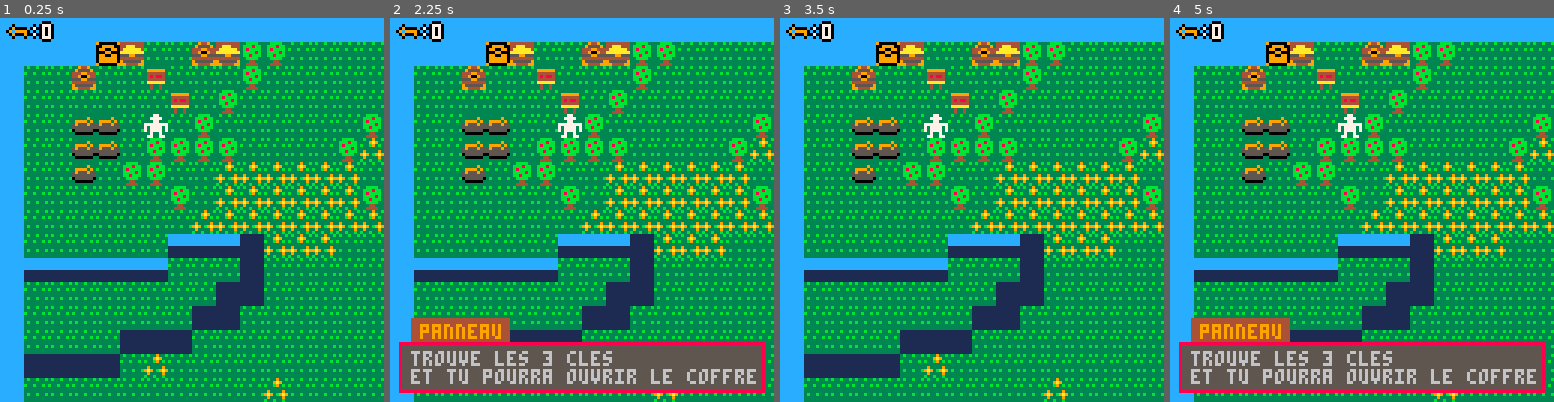
Above: before the commit, frames 1-4 (left to right).
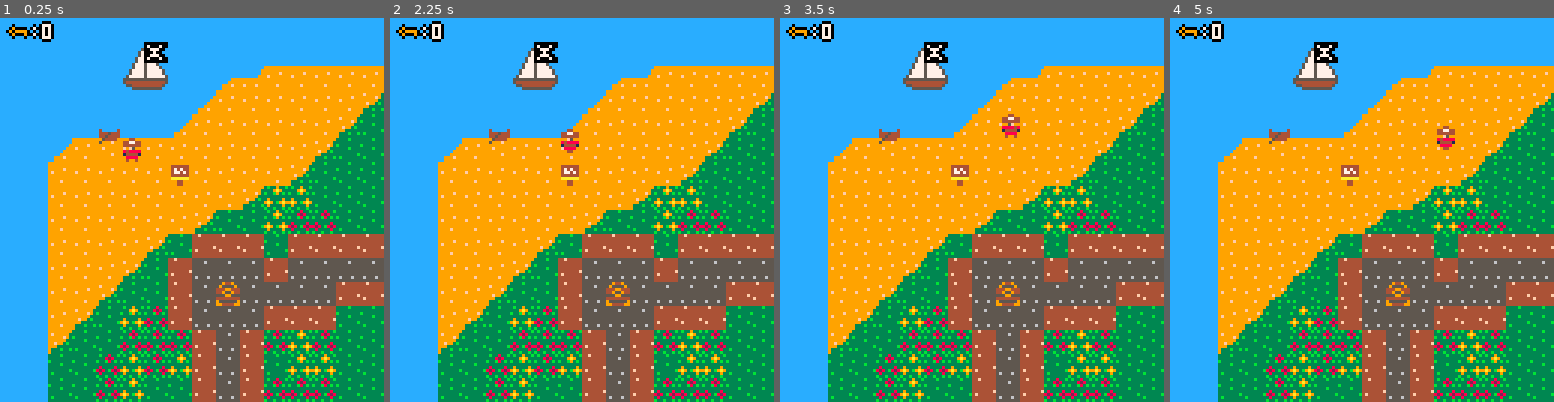
Above: after the commit, the same moments.

Repository: adatechschool/projet-collectif---pico-8-team-pirates
Game: PICO-8 cartridge jeu.p8
Same seed, same stepped clock (60 frames per second), same inputs: the game is played once before the commit and once after it.
Inputs:
- Up to frame 1 (0.25 s): no input
- Up to frame 2 (2.25 s): tap X (X key) at 0.33, 1.07, 1.85 s; hold Right 1.6-2.1 s; hold Up from 2.15 s (still down)
- Up to frame 3 (3.5 s): release Up at 2.42 s; hold Right 2.47-3.03 s; tap X (X key) at 2.97 s; hold Left from 3.08 s (still down)
- Up to frame 4 (5 s): release Left at 3.58 s; hold Down 3.63-3.97 s; hold Right 4.02-4.68 s; tap X (X key) at 4.08 s; hold Up from 4.73 s (still down)

The runs differ from the first frame. In frame 1, 69% of the frame differs, in the area x 3-100%, y 3-100%; in frame 2, 75%; in frame 3, 69%; in frame 4, 75%, in the area x 2-100%, y 3-100%.

Commit message:
last jeudi

Diff:
--- a/jeu.p8
+++ b/jeu.p8
@@ -7,6 +7,7 @@
 function _init()
  create_player()
  init_msg()
+ init_camera()
 end
 
 function _update()
@@ -38,10 +39,28 @@
 	return fget(sprite,flag)
 end
 
+function init_camera()
+	camx=0
+	camy=0
+end
+
 function update_camera()
-	camx=flr(p.x/16)*16
-	camy=flr(p.y/16)*16
-	camera(camx*8,camy*8)
+	sectionx=flr(p.x/16)*16
+	sectiony=flr(p.y/16)*16
+
+	destx=sectionx*8
+	desty=sectiony*8
+
+	diffx=destx-camx
+	diffy=desty-camy
+
+	diffx/=5
+	diffy/=5
+
+	camx+=diffx
+	camy+=diffy
+
+	camera(camx,camy)
 end
 
 function old_camera()
@@ -64,14 +83,14 @@
 --player
 function create_player()
 	p={
-				x=6,
-				y=4,
+				x=5,
+				y=5,
 				ox=0,
 				oy=0,
 				start_ox=0,
 				start_oy=0,
 				anim_timer=0,
-				sprite=1,
+				sprite=26,
 				keys=0
 			}
 end
@@ -79,22 +98,26 @@
 function player_mouvement()
 	newx=p.x
 	newy=p.y
-	if btnp(➡️) then
-		newx+=1
-		newox=-8
-		newoy=0
-	elseif btnp(⬅️) then
-	 newx-=1
-	 newox=8
-	 newoy=0
-	elseif btnp(⬆️) then
-	 newy-=1
-	 newox=0
-	 newoy=8
-	elseif btnp(⬇️) then
-	 newy+=1
-	 newox=0
-	 newoy=-8
+	if p.anim_timer==0 then
+		if btn(➡️) then
+			newx+=1
+			newox=-8
+			newoy=0
+			p.flip=false
+		elseif btn(⬅️) then
+		 newx-=1
+		 newox=8
+		 newoy=0
+		 p.flip=true
+		elseif btn(⬆️) then
+		 newy-=1
+		 newox=0
+		 newoy=8
+		elseif btn(⬇️) then
+		 newy+=1
+		 newox=0
+		 newoy=-8
+		end
 	end
 
 	interact(newx,newy)
@@ -106,13 +129,22 @@
 		p.start_ox=newox
 		p.start_oy=newoy
 		p.anim_timer=1
-	end
-
+		else
+	end
+
+	if check_flag(0,newx,newy)then
+		sfx(1)
+	end
 	p.anim_timer=max(p.anim_timer-0.125,0)
  p.ox=p.start_ox*p.anim_timer
  p.oy=p.start_oy*p.anim_timer
-end
-
+
+ if p.anim_timer>=0.5 then
+ 	p.sprite=27
+ else
+ 	p.sprite=26
+ end
+end
 
 
 function interact(x,y)
@@ -128,12 +160,12 @@
 	and p.keys>0 then
 		open_door(x,y)
 	end
-	if x==7 and y==3 then
+	if x==7 and y==6 then
 		create_msg("panneau",
-	 "trouve les 3 cles\net tu pourra ouvrir le coffre")
+	"salut\njeune pirate" ,"trouve les 3 cles et tu\npourras ouvrir le coffre")
 	end
 			if p.keys==3 then
-				if x==3 and y==2 then
+				if x==9 and y==11 then
 					sprite=mget(x,y)
 					if sprite==23 then
 			 		next_title(x,y)
@@ -144,8 +176,8 @@
 end
 
 function draw_player()
- 	spr(p.sprite,p.x*8,p.y*8)
- 	spr(25,p.x*8+p.ox,p.y*8+p.oy)
+ 	spr(p.sprite,p.x*8
+ 	+p.ox,p.y*8+p.oy,1,1,p.flip)
 end
 -->8
 --messages
@@ -455,40 +487,41 @@
 
 
 __gff__
-0000000901000000000000000001010101010101030100010100000000000000000000000000000000000000000000000000000000000000000000000000000000000000000000000000000000000000000000000000000000000000000000000000000000000000000000000000000000000000000000000000000000000000
+0000000000000000000000000001010001010101030100010100000000000000010101010000010100010101000000000101010100000000000000000000000000000000000000000000000000000000000000000000000000000000000000000000000000000000000000000000000000000000000000000000000000000000
 0000000000000000000000000000000000000000000000000000000000000000000000000000000000000000000000000000000000000000000000000000000000000000000000000000000000000000000000000000000000000000000000000000000000000000000000000000000000000000000000000000000000000000
 __map__
 1111111111111111111111111111111111111111111111111111111111111111111111111111111111111111111111111111111111111111111111111111111111111111111111111111111111111111111111111111111111111111111111111111111111111111111111111111111111111111111111111111111111111111
-111111110418020217180e0e02020202020e0e0e0e10020f0202020202020202020202020202020202020202111111020202020202020211111102020211111111111111110202020202020202020202020211110202020202020202020202021102020202020202020202020202020202020202020202020202020202020211
-110202170202130202020e02020202020e0e020202100f0f0202020202020202020202020202020202020202020202020202020202020202020202020202020202020202020202020202020202020202020202020202020202020202020202020202020202020202020202020202020202020202020202020202020202020211
-1102020202020213020e0202020202020e020e0e0e020f020202020202020202130202020202020202020202020202020202020202020202020202020202020202020202020202020202020202020202020202020202020202020202020202020202020202020202020202020202020202020202020202020202020202020211
-11020214140202020e0202020202020e0202020f0f0e0f020202020202020202020202020202020202020202020202020202020202020202020202020202020202020202020202020202020202020202020202020202020202020202020202020202020202020202020202020202020202020202020202020202020202020211
-1102021414020e0e0e0e020202020e0c0c020f0f020e02020202020202020202020202020202020202020202020202020202020202020202020202020202020202020202020202020202020202020202020202020202020202020202020202020202020202020202020202020202020202020202020202020202020202020211
-11020214020e0e02020c0c0c0c0c0c020c0c0c0c0e0202020202020202020202020202020202020202020202020202020202020202020202020202020202020202020202020202020202020202020202020202020202020202020202020202020202020202020202020202020202020202020202020202020202020202020211
-110202020202020e020c0c0c0c0c0c0e0f100202020202020202020202020202020202020202020202020202020202020202020202020202020202020202020202020202020202020202020202020202020202020202020202020202020202020202020202020202020202020202020202020202020202020202020202020211
-11020202020202020c0c0c0c0c0c0c0c02020202020202021313131313131302020202020202020202020202020202020202020202020202020202020202020202020202020202020202020202020202020202020202020202020202020202020202020202020202020202020202020202020202020202020202020202020211
-110202020202021010100f0c0c0c02020202020202020202020202020202020202020202020202020c020202020202020202020202020202020202020202020202020202020202020202020202020202020202020202020202020202020202020202020202020202020202020202020202020202020202020202020202020211
-111010101010100202020f020202020202020202020202020202020202020202020202020202020202020202020202020202020202020202020202020202020202020202020202020202020202020202020202020202020202020202020202020202020202020202020202020202020202020202020202020202020202020211
-1102020202020202020f0f020202020202020202020202020202020202020202020202020202020202020202020202020202020202020202020202020202020202020202020202020202020202020202020202020202020202020202020202020202020202020202020202020202020202020202020202020202020202020211
-11020202020202020f0f0202020202020202020202020202020202020202020202020202020202020c0202020c0202020202020202020202020202020202020202020202020202020202020202020202020202020202020202020202020202020202020202020202020202020202020202020202020202020202020202020211
-11020202020f0f0f020202020202020202020c0202020e0e0e02020202020202020202020202020202020202020202020202020202020202020202020202020202020202020202020202020202020202020202020202020202020202020202020202020202020202020202020202020202020202020202020202020202020211
-110f0f0f0f020c0202020202020202020202020c020202020202020202020202020202020202020202020202020202020202020202020202020202020202020202020202020202020202020202020202020202020202020202020202020202020202020202020202020202020202020202020202020202020202020202020211
-11020202020202020202020c020202020202020202020e0e0e0e020202020202020202020202020202020c0c020202020202020202020202020202020202020202020202020202020202020202020202020202020202020202020202020202020202020202020202020202020202020202020202020202020202020202020211
-1102020202020202020202020202020202020202020e0e02020e020202020202020202020202020202020c0c02020c020202020202020202020202020202020202020202020202020202020202020202020202020202020202020202020202020202020202020202020202020202020202020202020202020202020202020211
-11020202020202020202020202020202020202020e0e02020e0e020e0202020202020202020c0c0c020c0c02020202020202020202020202020202020202020202020202020202020202020202020202020202020202020202020202020202020202020202020202020202020202020202020202020202020202020202020211
-1102020202020202020202020202020202020c0c0e02020e0e020c020c020202020c020c0c02020202020202020202020202020202020202020202020202020202020202020202020202020202020202020202020202020202020202020202020202020202020202020202020202020202020202020202020202020202020211
-11020202020202020202020202020202020202020202020c0202020202020202020202020202020202020202020202020c02020202020202020202020202020202020202020202020202020202020202020202020202020202020202020202020202020202020202020202020202020202020202020202020202020202020211
-110202020202020202020202020202020202020c02020e020e02020202020c0202020202020202020202020202020c0c0202020202020202020202020202020202020202020202020202020202020202020202020202020202020202020202020202020202020202020202020202020202020202020202020202020202020211
-110202020202020202020202020202020c02020e02020202020202020c020202020202020202020202020c020c0202020202020202020202020202020202020202020202020202020202020202020202020202020202020202020202020202020202020202020202020202020202020202020202020202020202020202020211
-1102020202020202020202020c0e0e0e0202020c0c0c0202020202020202020202020202020c0202020c0202020202020202020202020202020202020202020202020202020202020202020202020202020202020202020202020202020202020202020202020202020202020202020202020202020202020202020202020211
-110202020202020202020202020e020202020202020c0e020202020202020202020202020202020202020202020202020202020202020202020202020202020202020202020202020202020202020202020202020202020202020202020202020202020202020202020202020202020202020202020202020202020202020211
-110202020202020202020202020e0e0202020202020202020202020202020c02020202020202020202020202020202020202020202020202020202020202020202020202020202020202020202020202020202020202020202020202020202020202020202020202020202020202020202020202020202020202020202020211
-1102020202020202020202020202020202020202020202020202020202020c02020202020202020202020202020202020202020202020202020202020202020202020202020202020202020202020202020202020202020202020202020202020202020202020202020202020202020202020202020202020202020202020211
-110202020202020202020202020e0202020e02020c0202020202020202020c02020202020202020202020202020202020202020202020202020202020202020202020202020202020202020202020202020202020202020202020202020202020202020202020202020202020202020202020202020202020202020202020211
-11020202020202020e020202020e0202020202020202020202020202020c0202020202020202020202020202020202020202020202020202020202020202020202020202020202020202020202020202020202020202020202020202020202020202020202020202020202020202020202020202020202020202020202021111
-110202020202020202020202020e0e0202020202020c0202020202020c020202020202020202020202020202020202020202020202020202020202020202020202020202020202020202020202020202020202020202020202020202020202020202020202020202020202020202020202020202020202020202020202020211
-1102020202020202020202020202020202020202020202020202020202020202020202020202020202020202020202020202020202020202020202020202020202020202020202020202020202020202020202020202020202020202020202020202020202020202020202020202020202020202020202020202020202020211
-1102020202020202020202020202020202020202020202020202020202020202020202020202020202020202020202020202020202020202020202020202020202020202020202020202020202020202020202020202020202020202020202020202020202020202020202020202020202020202020202020202020202020211
-1102020202020202020202020202020202020202020202020202020202020202020202020202020202020202020202020202020202020202020202020202020202020202020202020202020202020202020202020202020202020202020202020202020202020202020202020202020202020202020202020202020202021111
-
-
+1111111111242511111111111111111111111111111111111111111111111111111111111111111111111111111111020202020202020211111102020211111111111111110202020202020202020202020211110202020202020202020202021102020202020202020202020202020202020202020202020202020202020211
+11111111113435111104050a0a0a0a0a3031020202021111020202020202020d020202020202020202020202020202020202020202020202020202020202020202020202020202020202020202020202020202020202020202020202020202020202020202020202020202020202020202020202020202020202020202020211
+1111111111111111030a0a0a0a0a0a013233020202021111020202020202020d020202020202020202020202020202020202020202020202020202020202020202020202020202020202020202020202020202020202020202020202020202020202020202020202020202020202020202020202020202020202020202020211
+11111111091111030a0a0a0a0a0a01020202020202021111020202020202020d020202020202020202020202020202020202020202020202020202020202020202020202020202020202020202020202020202020202020202020202020202020202020202020202020202020202020202020202020202020202020202020211
+1111030a190a0a0a0a0a0a0a0a0102020202020202021111020202020202020d020202020202020202020202020202020202020202020202020202020202020202020202020202020202020202020202020202020202020202020202020202020202020202020202020202020202020202020202020202020202020202020211
+11110a0a0a0a0a130a0a0a0a010202020202020202021111020202020202020d020202020202020202020202020202020202020202020202020202020202020202020202020202020202020202020202020202020202020202020202020202020202020202020202020202020202020202020202020202020202020202020211
+11110a0a0a0a0a0a0a0a010c0c0202020202020228281111280202020202020d020202020202020202020202020202020202020202020202020202020202020202020202020202020202020202020202020202020202020202020202020202020202020202020202020202020202020202020202020202020202020202020211
+11110a0a0a0a0a0a0102020c0b0b02022828282806061c1c062802020202020d020202020202020202020202020202020202020202020202020202020202020202020202020202020202020202020202020202020202020202020202020202020202020202020202020202020202020202020202020202020202020202020211
+11110a0a0a0a010228282802282828280606060606281111062802020202020d020202020202020202020202020202020202020202020202020202020202020202020202020202020202020202020202020202020202020202020202020202020202020202020202020202020202020202020202020202020202020202020211
+11110a0a0a01022806060628060606060628282828021111062802020202020d020202020202020202020202020202020202020202020202020202020202020202020202020202020202020202020202020202020202020202020202020202020202020202020202020202020202020202020202020202020202020202020211
+11110a0a0102022806170606060628282802020202121111062802020202020d020202020202020202020202020202020202020202020202020202020202020202020202020202020202020202020202020202020202020202020202020202020202020202020202020202020202020202020202020202020202020202020211
+11110a01020c0b2806060628282802020202020212111111062802020202020d020202020202020202020202020202020202020202020202020202020202020202020202020202020202020202020202020202020202020202020202020202020202020202020202020202020202020202020202020202020202020202020211
+11110102020b0b0b2806280b0c0b02020202021211111126062802020202020d020202020202020202020202020202020202020202020202020202020202020202020202020202020202020202020202020202020202020202020202020202020202020202020202020202020202020202020202020202020202020202020211
+111102020b0c0b0c280628020c0c02020202121111111002060628020202020d020202020202020202020202020202020202020202020202020202020202020202020202020202020202020202020202020202020202020202020202020202020202020202020202020202020202020202020202020202020202020202020211
+111102020b0c02022806280b0b0b02020212111111100202060628020202020d020202020202020202020202020202020202020202020202020202020202020202020202020202020202020202020202020202020202020202020202020202020202020202020202020202020202020202020202020202020202020202020211
+11110202020b0228060628020b0202021211111110020202280606280202020d020202020202020202020202020202020202020202020202020202020202020202020202020202020202020202020202020202020202020202020202020202020202020202020202020202020202020202020202020202020202020202020211
+111102020202022806280202020202121111111002020202280606062802020d020202020202020202020202020202020202020202020202020202020202020202020202020202020202020202020202020202020202020202020202020202020202020202020202020202020202020202020202020202020202020202020211
+111102020202022806280202020212111111100202020202022806062802020d020202020202020202020202020202020202020202020202020202020202020202020202020202020202020202020202020202020202020202020202020202020202020202020202020202020202020202020202020202020202020202020211
+111102020202022806280202021211111110020229292902020228062802020d020202020202020202020202020202020202020202020202020202020202020202020202020202020202020202020202020202020202020202020202020202020202020202020202020202020202020202020202020202020202020202020211
+1111272a2a2a280606280202121111111002022929292902020228062802020d020202020202020202020202020202020202020202020202020202020202020202020202020202020202020202020202020202020202020202020202020202020202020202020202020202020202020202020202020202020202020202020211
+111111111111111d11111111111111100202292929292902020228062802020d020202020202020202020202020202020202020202020202020202020202020202020202020202020202020202020202020202020202020202020202020202020202020202020202020202020202020202020202020202020202020202020211
+111111111111111d11111111111110020229292929290202020228062802020d020202020202020202020202020202020202020202020202020202020202020202020202020202020202020202020202020202020202020202020202020202020202020202020202020202020202020202020202020202020202020202020211
+1111262b2b2b280628020202020202020229292929020202022806062802020d020202020202020202020202020202020202020202020202020202020202020202020202020202020202020202020202020202020202020202020202020202020202020202020202020202020202020202020202020202020202020202020211
+111102020202280606280202020202020202020202020202280606062802020d020202020202020202020202020202020202020202020202020202020202020202020202020202020202020202020202020202020202020202020202020202020202020202020202020202020202020202020202020202020202020202020211
+111102020202280606062828282828280202020202282828060606062802020d020202020202020202020202020202020202020202020202020202020202020202020202020202020202020202020202020202020202020202020202020202020202020202020202020202020202020202020202020202020202020202020211
+111102020202280606060606060606062828282828060606060606062802020d020202020202020202020202020202020202020202020202020202020202020202020202020202020202020202020202020202020202020202020202020202020202020202020202020202020202020202020202020202020202020202020211
+111102020202022828282828282806060606060606060606060606280202020d020202020202020202020202020202020202020202020202020202020202020202020202020202020202020202020202020202020202020202020202020202020202020202020202020202020202020202020202020202020202020202021111
+111102020202020202020202020228282828282828282828282828020202020d020202020202020202020202020202020202020202020202020202020202020202020202020202020202020202020202020202020202020202020202020202020202020202020202020202020202020202020202020202020202020202020211
+111102020202020202020202020202020202020202020202020202020202020d020202020202020202020202020202020202020202020202020202020202020202020202020202020202020202020202020202020202020202020202020202020202020202020202020202020202020202020202020202020202020202020211
+111102020202020202020202020202020202020202020202020202020202020d020202020202020202020202020202020202020202020202020202020202020202020202020202020202020202020202020202020202020202020202020202020202020202020202020202020202020202020202020202020202020202020211
+11110d0d0d0d0d0d0d0d0d0d0d0d0d0d0d0d0d0d0d0d0d0d0d0d0d0d0d0d0d0d020202020202020202020202020202020202020202020202020202020202020202020202020202020202020202020202020202020202020202020202020202020202020202020202020202020202020202020202020202020202020202021111
+
+
+
Not shown, changed: 53 lines of the sprite sheet (__gfx__) section of jeu.p8
Not shown, changed: the sound effects (__sfx__) section of jeu.p8
